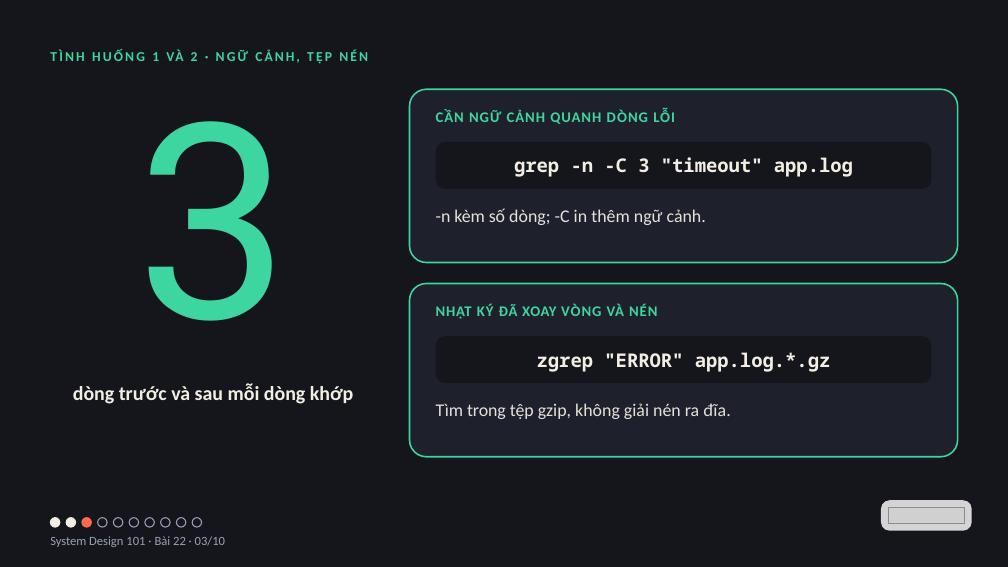
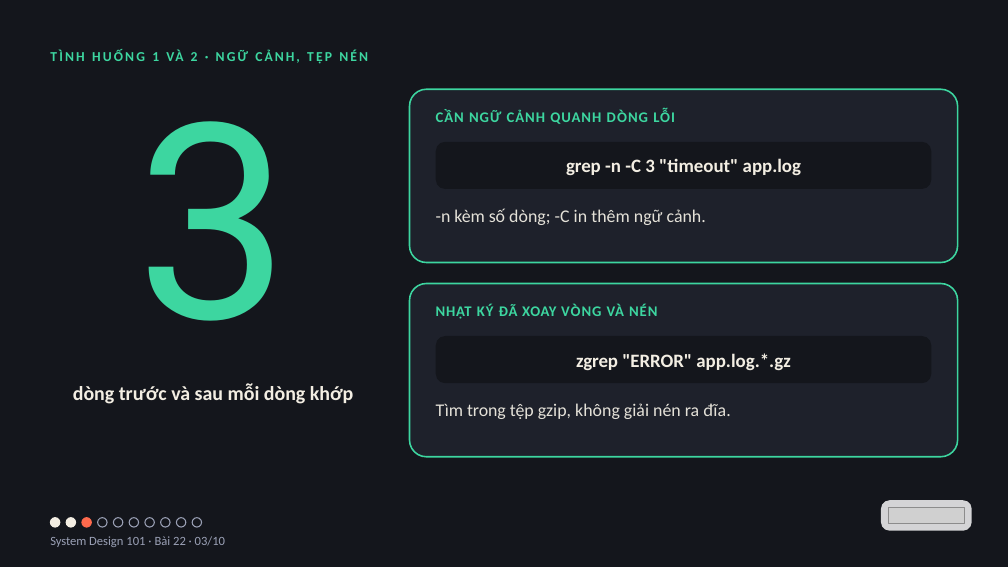
Before and after one commit to vohoailinh90/tool-marketing-studio, a slide deck: slide 3 of system-design-101/vi/lessons/sd-13-022/slides/sd-13-022.pptx. Drawn at 1008x567 pixels with LibreOffice and Linux fonts; fonts in the diff are those of the drawing; grey boxes stand for pictures. Boxes give left, top, right and bottom in pixels: in the first picture for what was removed or moved away, otherwise in the second. Text is boxed around its words. In the diff, an @@ line names an element or a change of style, - is before the commit and + after.

```diff
--- a/system-design-101/vi/lessons/sd-13-022/slides/sd-13-022.pptx
+++ b/system-design-101/vi/lessons/sd-13-022/slides/sd-13-022.pptx
@@ rounded rectangle "grep -n -C 3 "timeout" ..." at bbox=[436, 142, 931, 189]: font Noto Sans Mono to Calibri; letter spacing -0.1 to -0.2 pt in "grep"; letter spacing -0.1 to 0 pt in "-n -C 3 "timeout" app.log" @@
@@ rounded rectangle "zgrep "ERROR" app.log.*.gz" at bbox=[436, 336, 931, 384]: font Noto Sans Mono to Calibri; letter spacing -0.1 to -0.2 pt in "zgrep"; letter spacing -0.1 to 0 pt in "app.log.*.gz" @@
```
Also in this commit, not shown: 5 other slides changed, 3 other files.
